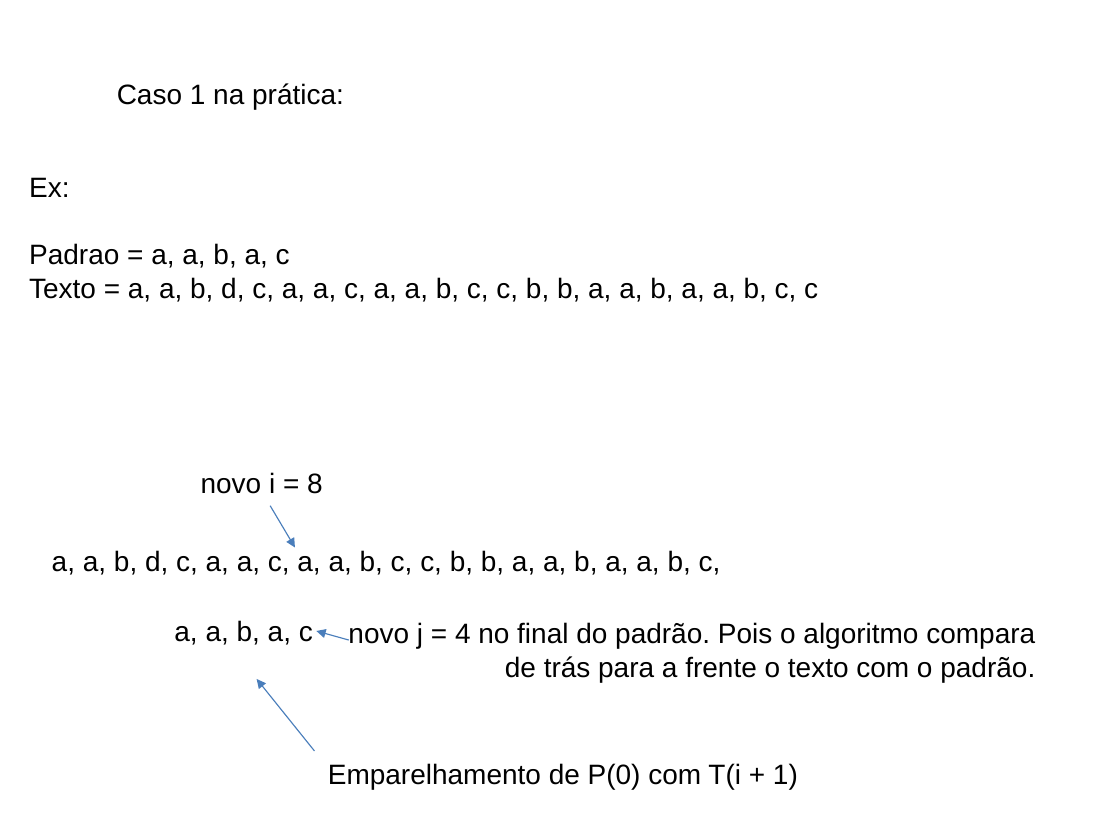
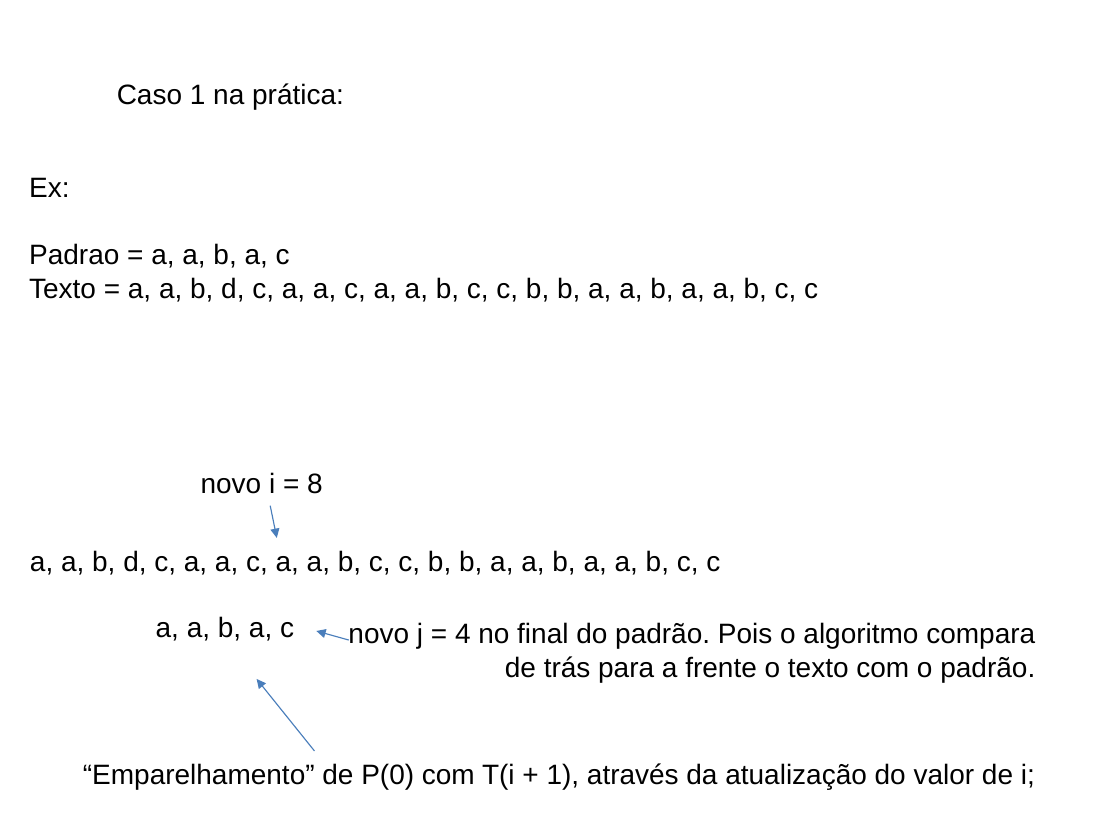
Before and after one commit to BartoAlheiros/Projeto-PAA, a slide deck: slide 17 of PAA 2a Oficina.pptx (slide 15 before the commit). Drawn at 1120x840 pixels with LibreOffice and Linux fonts; fonts in the diff are those of the drawing; background and template pictures are left out. Boxes give left, top, right and bottom in pixels: in the first picture for what was removed or moved away, otherwise in the second. Text is boxed around its words. In the diff, an @@ line names an element or a change of style, - is before the commit and + after.

```diff
--- a/PAA 2a Oficina.pptx
+++ b/PAA 2a Oficina.pptx
@@ freeform shape: place and size @@
-freeform shape at bbox=[270, 506, 295, 548]
+freeform shape at bbox=[270, 506, 277, 539]
@@ text at bbox=[30, 550, 720, 575]: text changed @@
-a, a, b, d, c, a, a, c, a, a, b, c, c, b, b, a, a, b, a, a, b, c,
+a, a, b, d, c, a, a, c, a, a, b, c, c, b, b, a, a, b, a, a, b, c, c
@@ text "a, a, b, a, c": place and size @@
-text "a, a, b, a, c" at bbox=[174, 620, 313, 645]
+text "a, a, b, a, c" at bbox=[156, 616, 294, 641]
@@ text at bbox=[83, 763, 1035, 789]: text changed @@
-Emparelhamento de P(0) com T(i + 1)
+“Emparelhamento” de P(0) com T(i + 1), através da atualização do valor de i;
```
Also in this commit, not shown: 11 other slides changed, 3 slides added, 1 slide removed, 4 other files.
